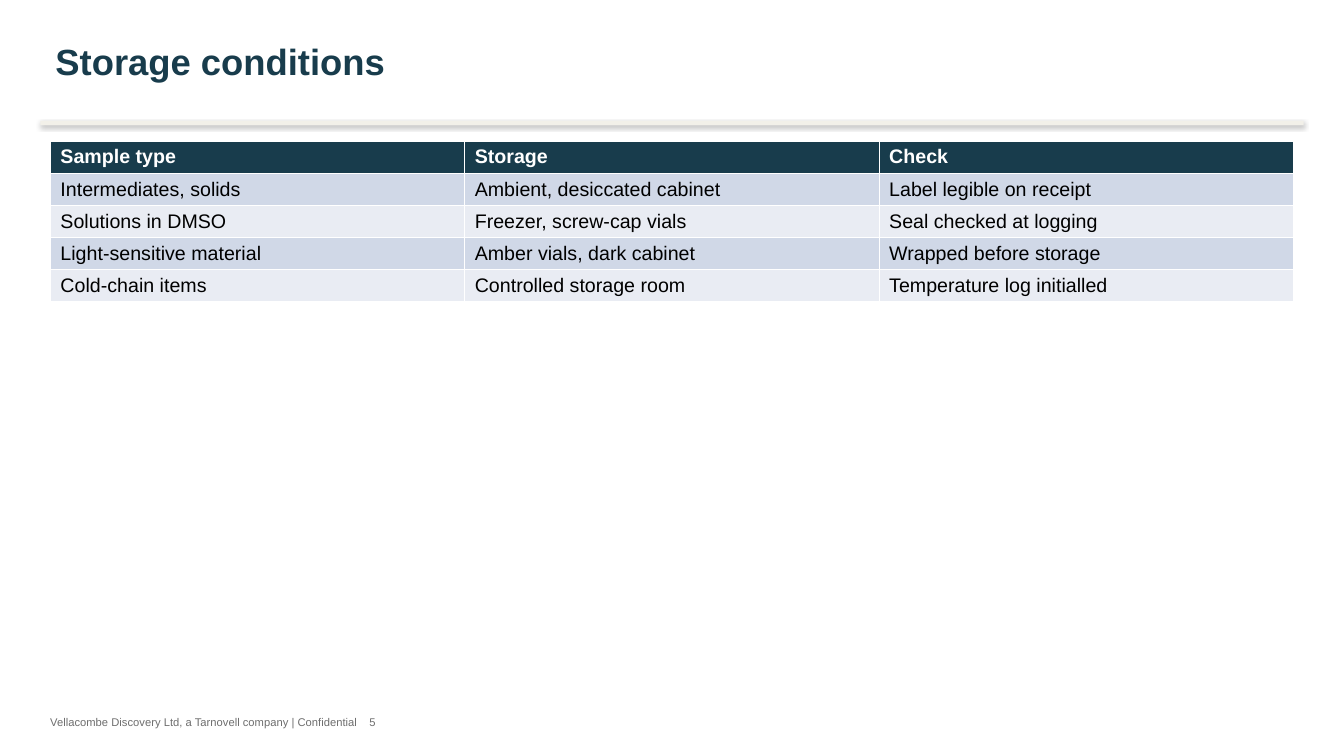
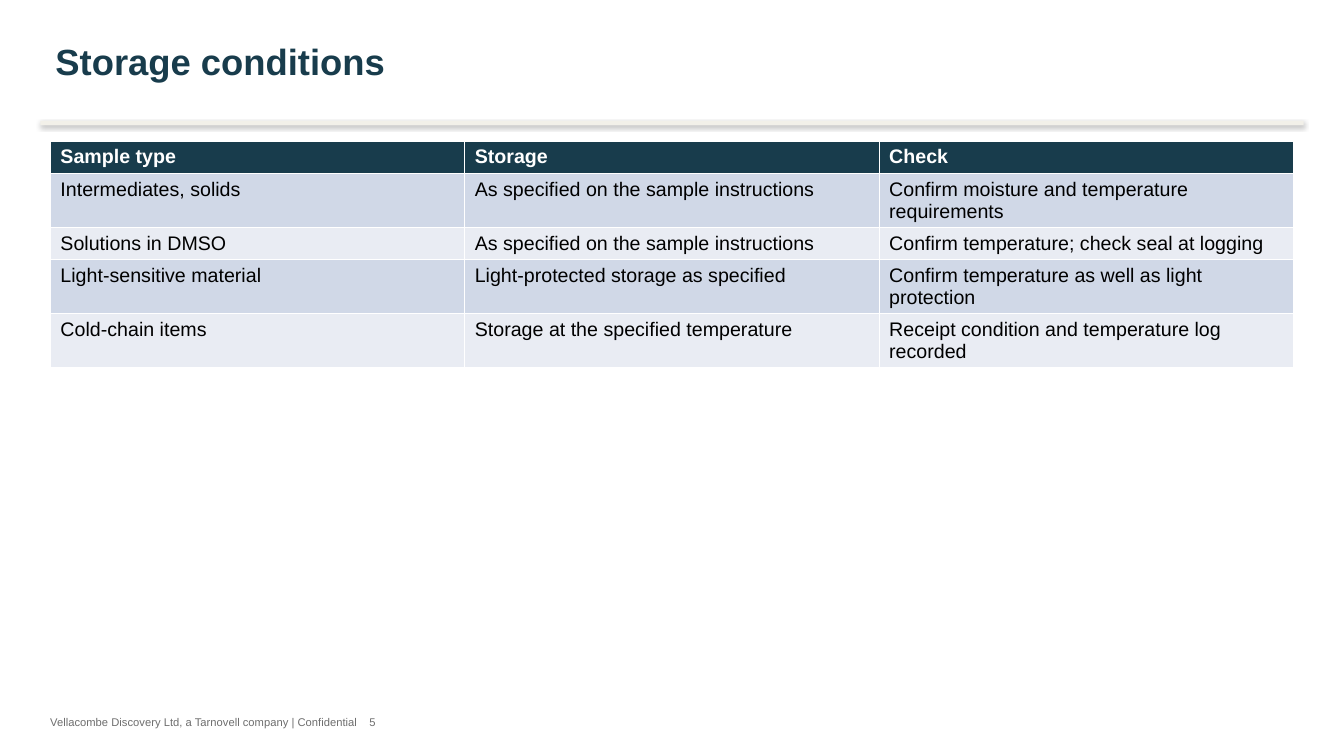
Before and after one commit to 60xAI/portco-mock-dataset, a slide deck: slide 5 of output/archive/Archive/Users/omerriman_old_laptop/Integration/2022/Copy of Brindlewythe_intake_09Jun22.pptx. Drawn at 1344x756 pixels with LibreOffice and Linux fonts; fonts in the diff are those of the drawing. Boxes give left, top, right and bottom in pixels: in the first picture for what was removed or moved away, otherwise in the second. Text is boxed around its words. In the diff, an @@ line names an element or a change of style, - is before the commit and + after.

```diff
--- a/output/archive/Archive/Users/omerriman_old_laptop/Integration/2022/Copy of Brindlewythe_intake_09Jun22.pptx
+++ b/output/archive/Archive/Users/omerriman_old_laptop/Integration/2022/Copy of Brindlewythe_intake_09Jun22.pptx
@@ table at (x1=50, y1=141, x2=1294, y2=363) @@
-row 2, column 2: Ambient, desiccated cabinet
+row 2, column 2: As specified on the sample instructions
-row 2, column 3: Label legible on receipt
+row 2, column 3: Confirm moisture and temperature requirements
-row 3, column 2: Freezer, screw-cap vials
+row 3, column 2: As specified on the sample instructions
-row 3, column 3: Seal checked at logging
+row 3, column 3: Confirm temperature; check seal at logging
-row 4, column 2: Amber vials, dark cabinet
+row 4, column 2: Light-protected storage as specified
-row 4, column 3: Wrapped before storage
+row 4, column 3: Confirm temperature as well as light protection
-row 5, column 2: Controlled storage room
+row 5, column 2: Storage at the specified temperature
-row 5, column 3: Temperature log initialled
+row 5, column 3: Receipt condition and temperature log recorded
```
Also in this commit, not shown: 3 other slides changed, 1 other file.
